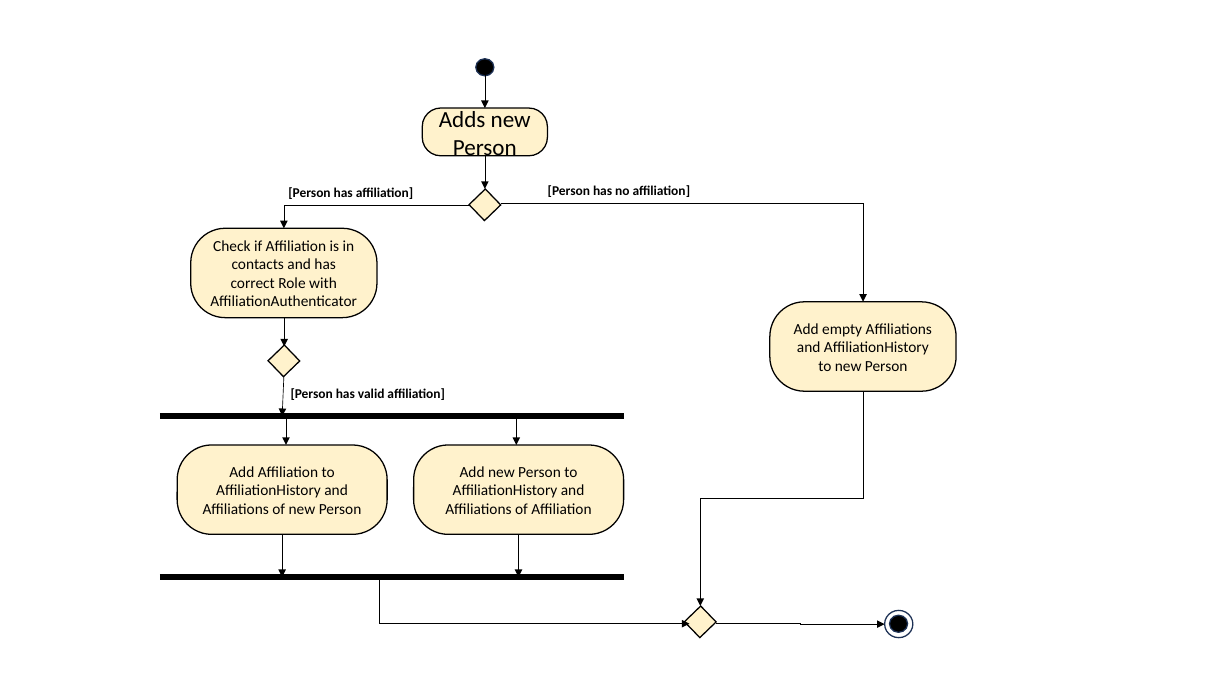
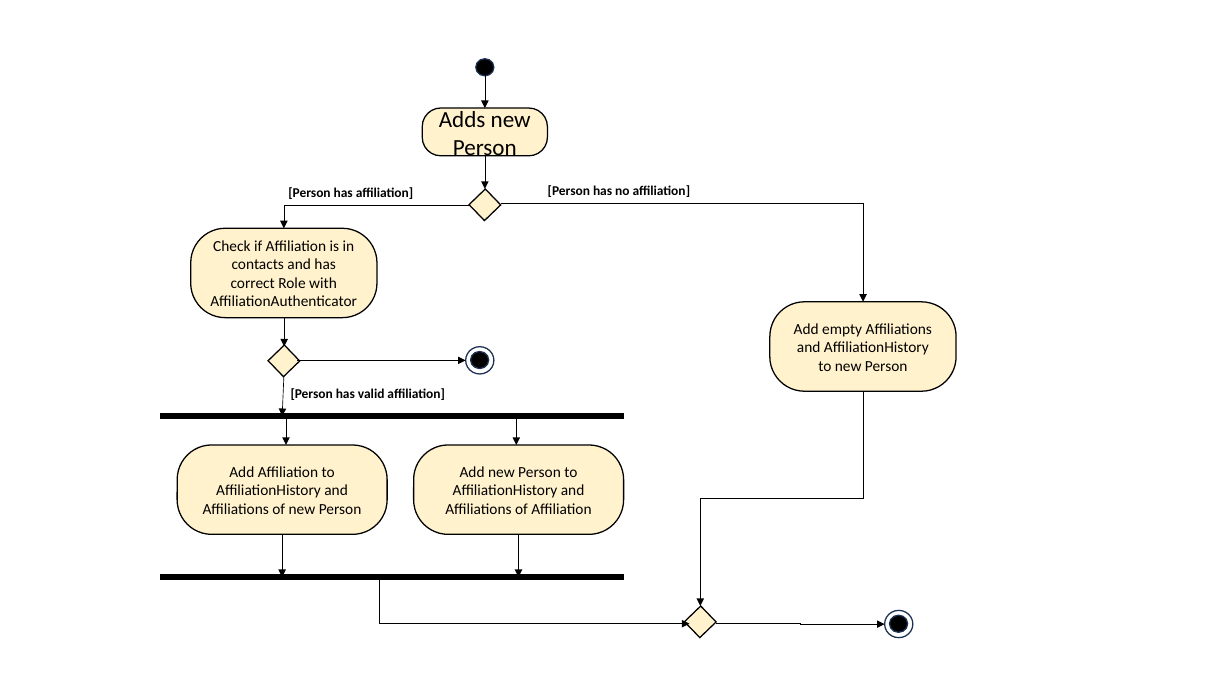
Before and after one commit to shuenj/tp, a slide deck: slide 1 of docs/diagrams/AddPersonAffnActivityRaw.pptx. Drawn at 1232x693 pixels with LibreOffice and Linux fonts; fonts in the diff are those of the drawing. Boxes give left, top, right and bottom in pixels: in the first picture for what was removed or moved away, otherwise in the second. Text is boxed around its words. In the diff, an @@ line names an element or a change of style, - is before the commit and + after.

```diff
--- a/docs/diagrams/AddPersonAffnActivityRaw.pptx
+++ b/docs/diagrams/AddPersonAffnActivityRaw.pptx
@@ ellipse added at (466,347,494,374), outline #1E3256 1 pt @@
@@ ellipse added at (470,351,489,369), fill #000000, outline #1E3256 1 pt @@
@@ elbow arrow added from (298, 360) to (466, 360), #000000 0.5 pt @@
```
Also in this commit, not shown: 1 other file.
